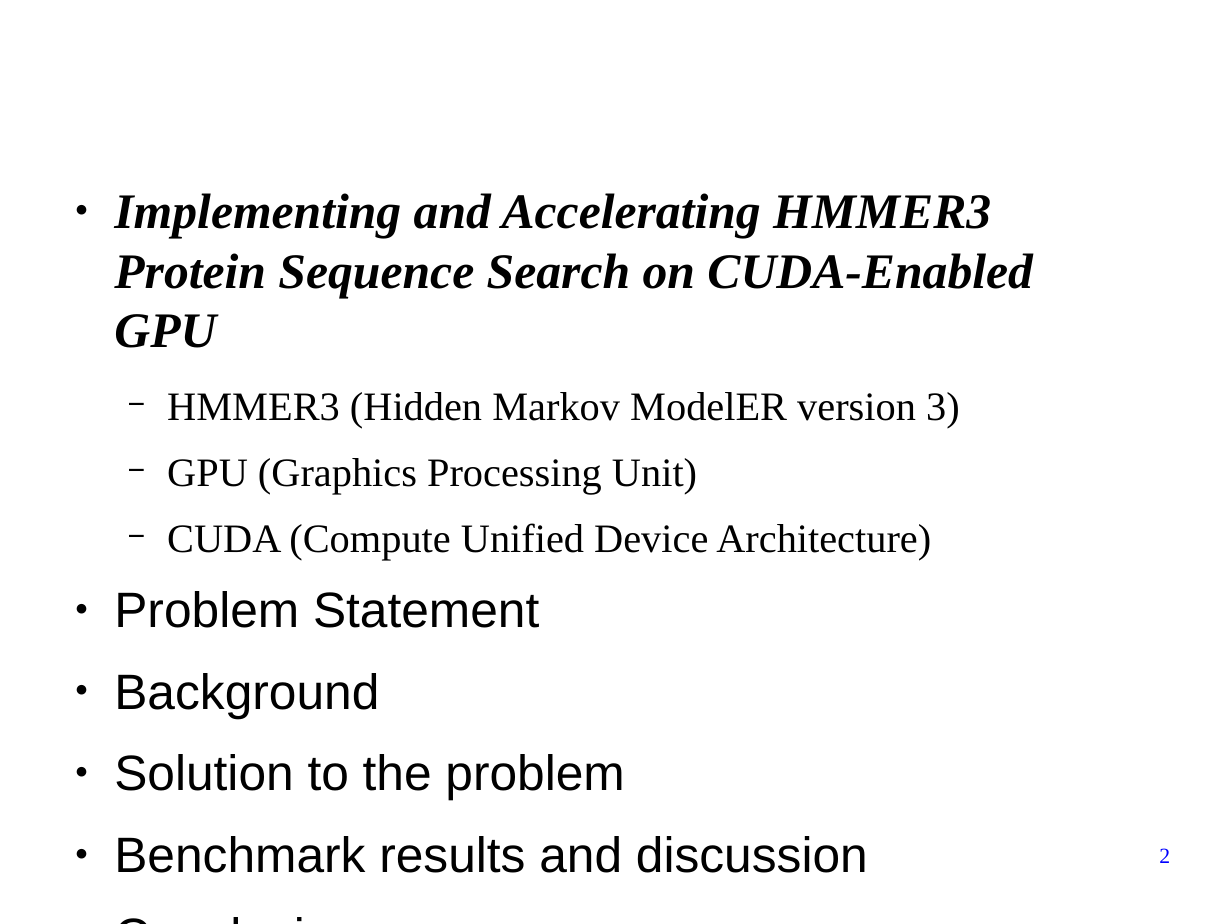
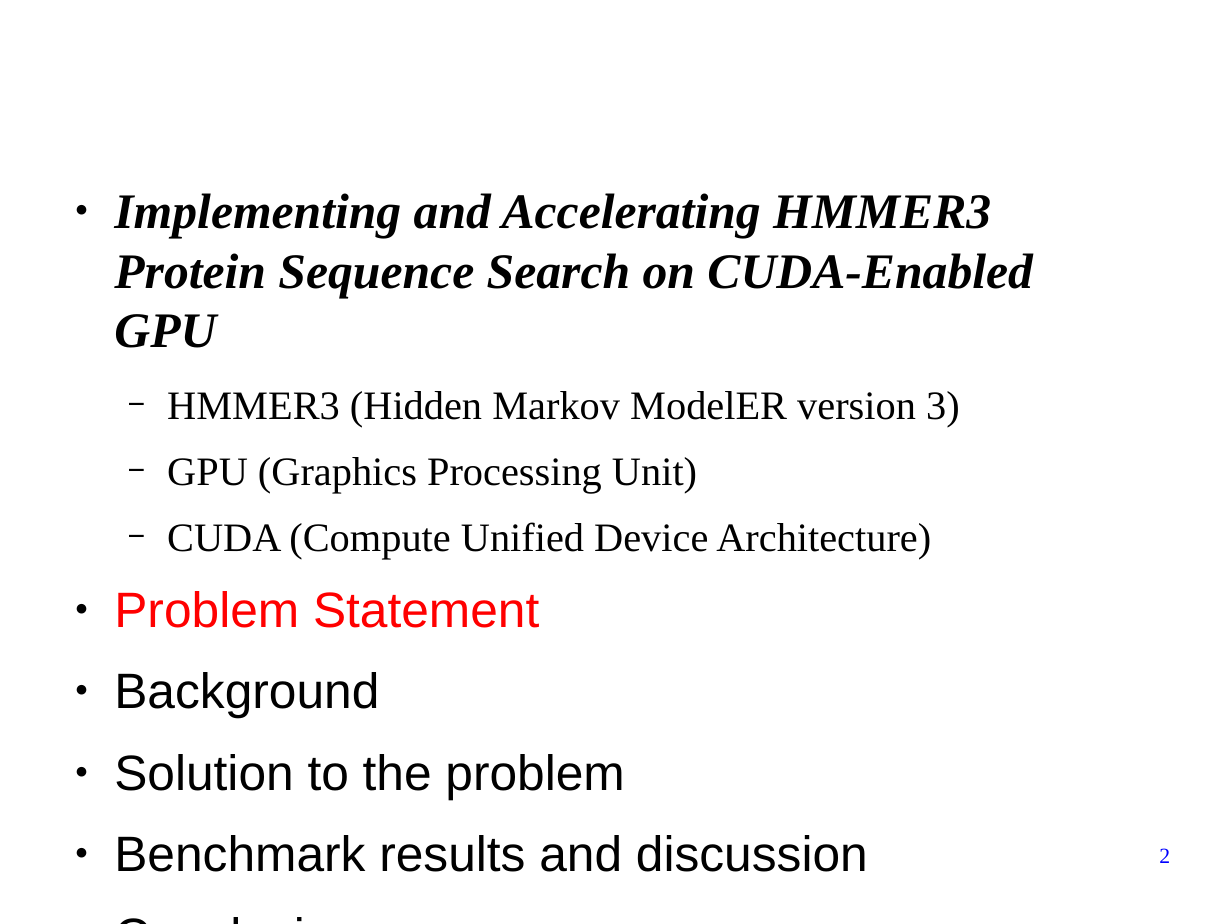
Before and after one commit to forestcheng/cudahmmsearch, a slide deck: slide 2 of thesis/thesisDefense.odp. Drawn at 1232x924 pixels with LibreOffice and Linux fonts; fonts in the diff are those of the drawing; background and template pictures are left out. Boxes give left, top, right and bottom in pixels: in the first picture for what was removed or moved away, otherwise in the second. Text is boxed around its words. In the diff, an @@ line names an element or a change of style, - is before the commit and + after.

```diff
--- a/thesis/thesisDefense.odp
+++ b/thesis/thesisDefense.odp
@@ text at [114, 193, 1033, 872]: text colour #000000 to #FF0000 in "Problem Statement" @@
```
Also in this commit, not shown: 14 other slides changed, 6 slides added.
